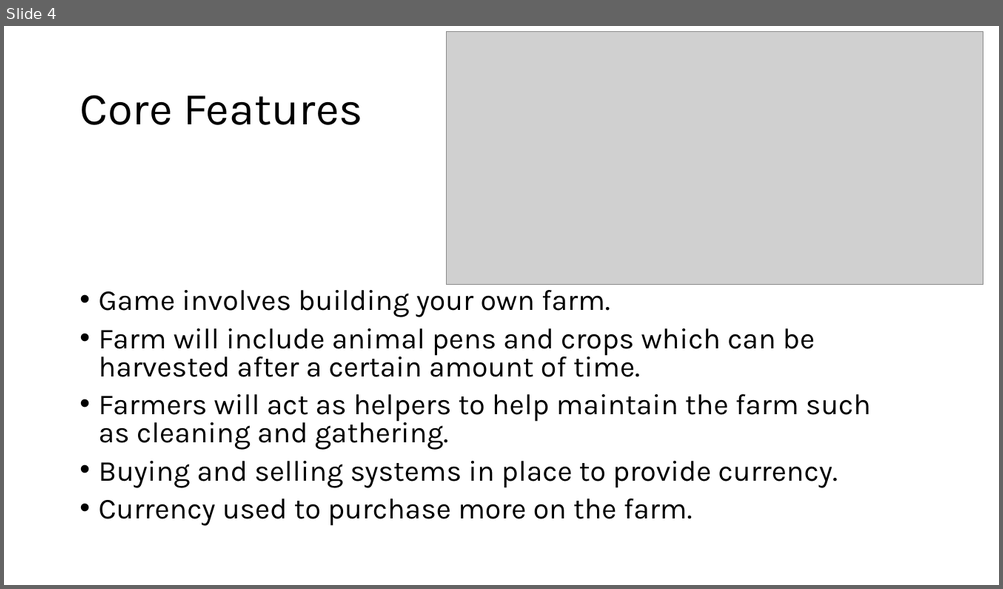
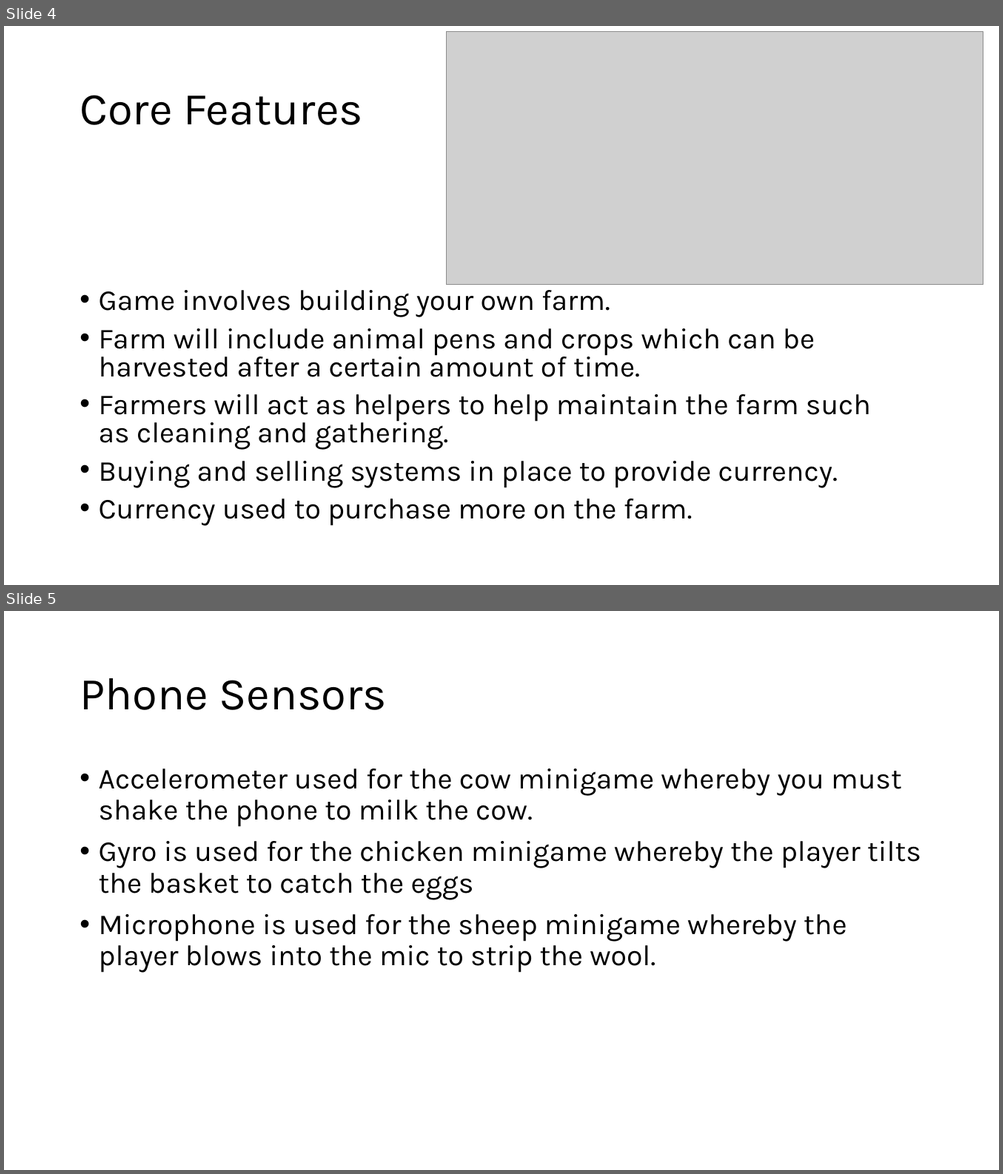
Before and after one commit to bar-nzie/MobileGameDevelopment, a slide deck: Mobile Game Development Presentation.pptx. Shown one above the other, each under a label of ours: slide 4 before the commit, slides 4 and 5 after it. The pictures are 1003x589 and 1003x1174 pixels, drawn with LibreOffice and Linux fonts; fonts in the diff are those of the drawing; grey boxes stand for pictures. Boxes give left, top, right and bottom in pixels: in the first picture for what was removed or moved away, otherwise in the second. Text is boxed around its words. In the diff, an @@ line names an element or a change of style, - is before the commit and + after.

```diff
--- a/Mobile Game Development Presentation.pptx
+++ b/Mobile Game Development Presentation.pptx
@@ slide 5 added at bbox=[4, 611, 999, 1170], background #FFFFFF @@
@@ title added at bbox=[79, 678, 387, 710], 44 pt, text #000000 @@
+Phone Sensors
@@ text added at bbox=[99, 769, 921, 973], 28 pt, text #000000 @@
+• Accelerometer used for the cow minigame whereby you must shake the phone to milk the cow.
+• Gyro is used for the chicken minigame whereby the player tilts the basket to catch the eggs
+• Microphone is used for the sheep minigame whereby the player blows into the mic to strip the wool.
```
Also in this commit, not shown: 2 other slides added, 2 slides removed, 8 other files.
